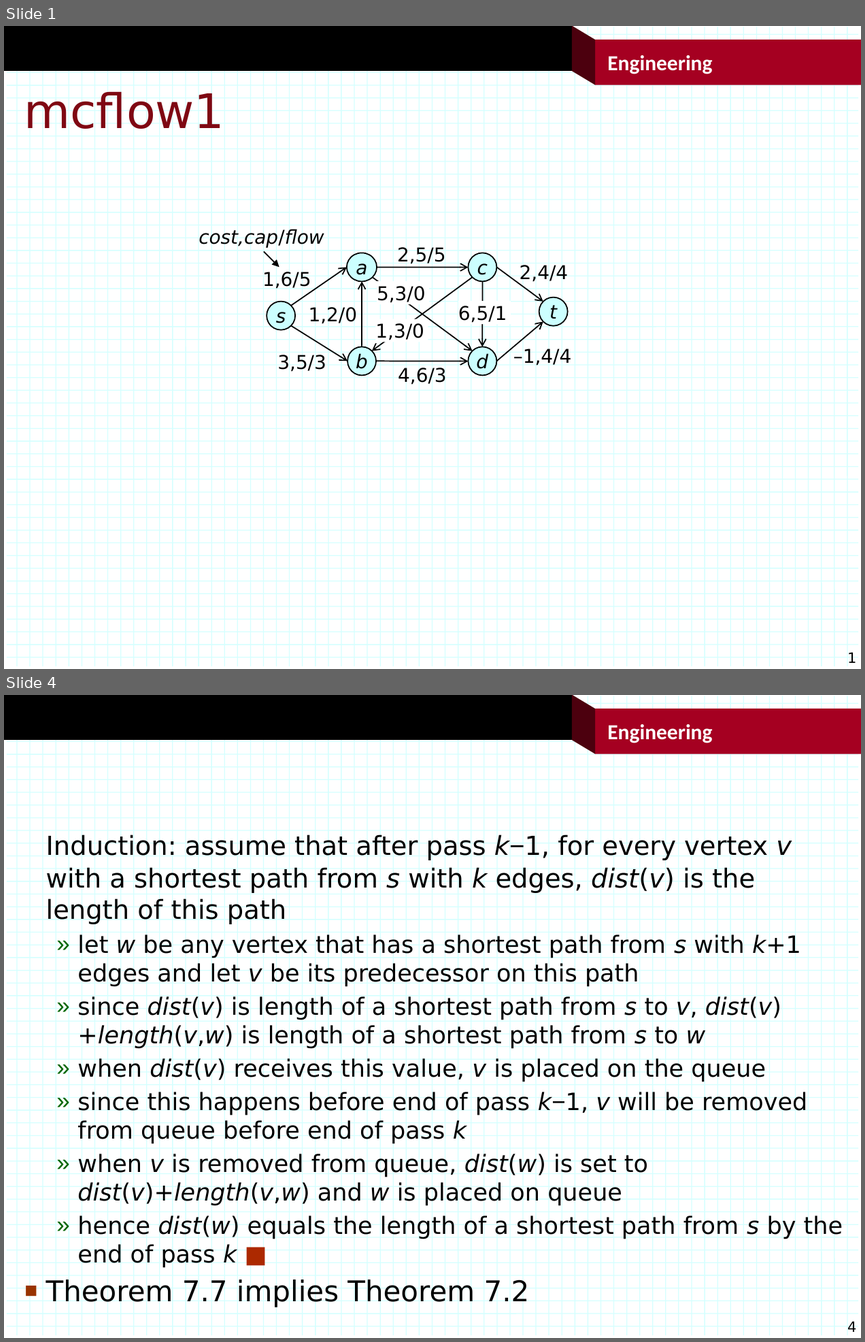
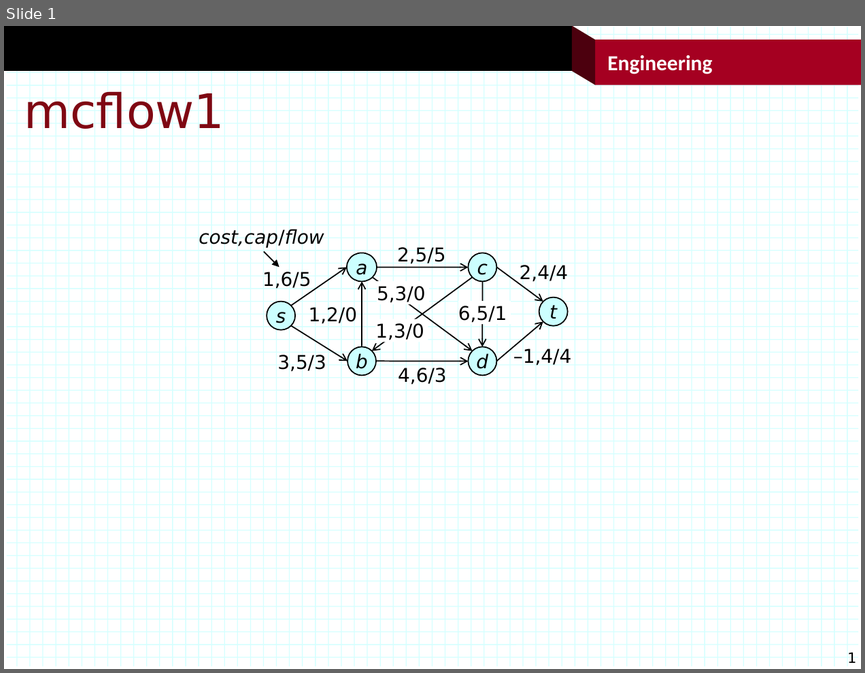
Before and after one commit to jonturner53/gads, a slide deck: graphAlgorithms/mcflow.pptx. Shown one above the other, each under a label of ours: slides 1 and 4 before the commit, slide 1 after it; the slides between them are not shown. The pictures are 865x1342 and 865x673 pixels, drawn with LibreOffice and Linux fonts; fonts in the diff are those of the drawing; background and template pictures are left out. Boxes give left, top, right and bottom in pixels: in the first picture for what was removed or moved away, otherwise in the second. Text is boxed around its words. In the diff, an @@ line names an element or a change of style, - is before the commit and + after.

```diff
--- a/graphAlgorithms/mcflow.pptx
+++ b/graphAlgorithms/mcflow.pptx
@@ slide 4 removed at <box>4,695,861,1338</box>, background #FFFFFF; not listed: 122 template elements that a slide beside it also shows @@
@@ text removed at <box>46,834,842,1308</box> @@
-Induction: assume that after pass k−1, for every vertex v with a shortest path from s with k edges, dist(v) is the length of this path
-  » let w be any vertex that has a shortest path from s with k+1 edges and let v be its predecessor on this path
-  » since dist(v) is length of a shortest path from s to v, dist(v)+length(v,w) is length of a shortest path from s to w
-  » when dist(v) receives this value, v is placed on the queue
-  » since this happens before end of pass k−1, v will be removed from queue before end of pass k
-  » when v is removed from queue, dist(w) is set to
-    dist(v)+length(v,w) and w is placed on queue
-  » hence dist(w) equals the length of a shortest path from s by the end of pass k ■
-■ Theorem 7.7 implies Theorem 7.2
```
Also in this commit, not shown: 1 slide added, 13 other slides removed, 22 other files.
